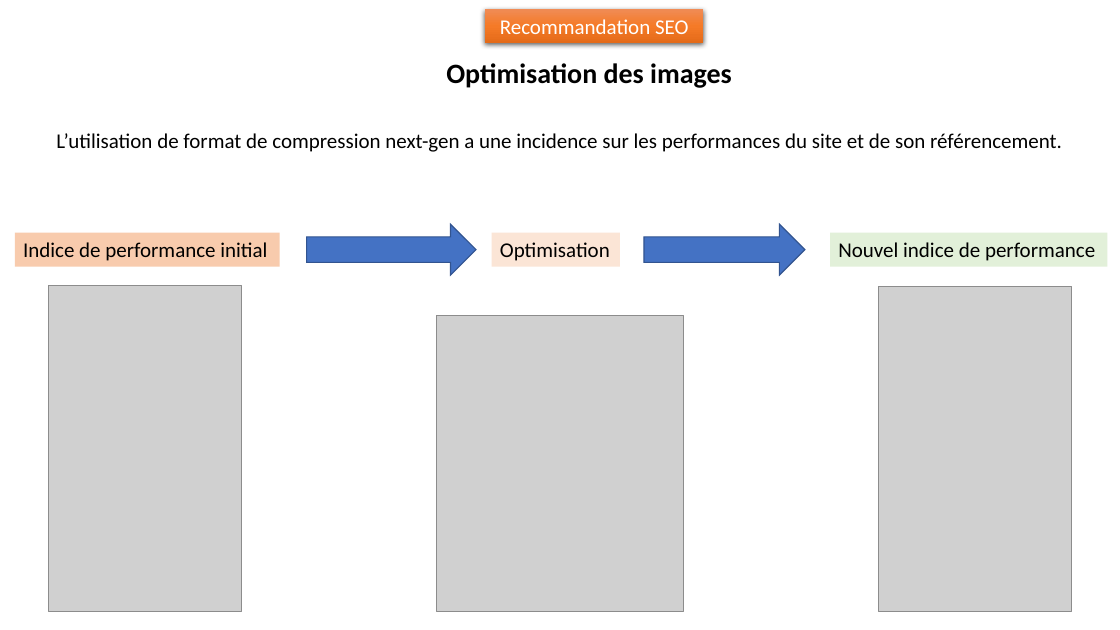
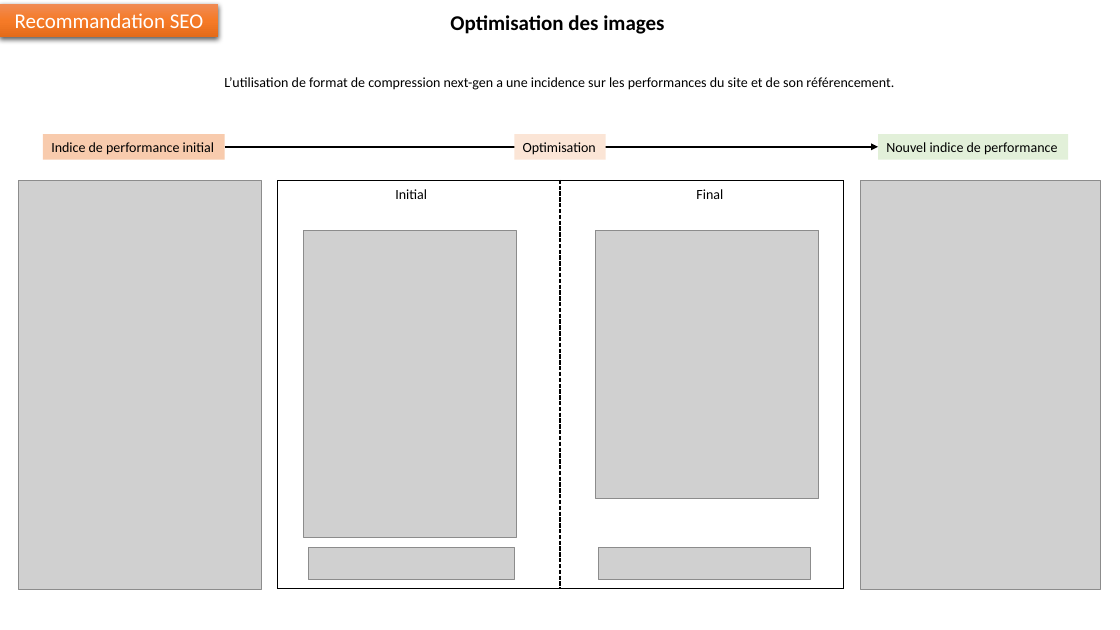
Before and after one commit to clementleroux-dev/P4-La_panthere, a slide deck: slide 2 of Présentation1.pptx. Drawn at 1120x630 pixels with LibreOffice and Linux fonts; fonts in the diff are those of the drawing; grey boxes stand for pictures. Boxes give left, top, right and bottom in pixels: in the first picture for what was removed or moved away, otherwise in the second. Text is boxed around its words. In the diff, an @@ line names an element or a change of style, - is before the commit and + after.

```diff
--- a/Présentation1.pptx
+++ b/Présentation1.pptx
@@ text "Optimisation des images": place and size @@
-text "Optimisation des images" at (446, 63, 732, 88)
+text "Optimisation des images" at (450, 15, 664, 34)
@@ text "Optimisation des images" at (450, 15, 664, 34): size 24 to 18 pt; alignment left to centre @@
@@ rectangle "Recommandation SEO": place and size @@
-rectangle "Recommandation SEO" at (486, 9, 704, 43)
+rectangle "Recommandation SEO" at (0, 3, 218, 37)
@@ text "L’utilisation de format de compression ...": place and size @@
-text "L’utilisation de format de compression ..." at (56, 133, 1062, 152)
+text "L’utilisation de format de compression ..." at (224, 77, 894, 90)
@@ text "L’utilisation de format de compression ..." at (224, 77, 894, 90): size 18 to 12 pt; alignment left to centre @@
@@ size 18 to 12 pt in 3 elements at (514, 134, 606, 160), (878, 134, 1068, 160), (43, 134, 224, 160) @@
@@ rectangle "Indice de performance initial": place and size @@
-rectangle "Indice de performance initial" at (15, 233, 280, 266)
+rectangle "Indice de performance initial" at (43, 134, 224, 160)
@@ arrow added from (225, 147) to (878, 147), #000000 1.5 pt @@
@@ rectangle "Optimisation": place and size @@
-rectangle "Optimisation" at (492, 233, 620, 266)
+rectangle "Optimisation" at (514, 134, 606, 160)
@@ rectangle "Nouvel indice de performance": place and size @@
-rectangle "Nouvel indice de performance" at (830, 233, 1107, 266)
+rectangle "Nouvel indice de performance" at (878, 134, 1068, 160)
@@ picture: place and size @@
-picture at (48, 286, 242, 612)
+picture at (18, 181, 262, 590)
@@ rectangle added at (277, 180, 843, 589), outline #000000 0.5 pt @@
@@ text added at (395, 189, 427, 199), 12 pt, text #000000 @@
+Initial
@@ line added from (560, 180) to (560, 589), #000000 1.25 pt dashed @@
@@ text added at (696, 189, 723, 199), 12 pt, text #000000 @@
+Final
@@ picture: place and size @@
-picture at (879, 287, 1073, 612)
+picture at (860, 181, 1101, 590)
@@ picture added at (304, 230, 517, 537) @@
@@ right arrow removed at (307, 224, 476, 276) @@
@@ picture: place and size @@
-picture at (437, 315, 684, 611)
+picture at (596, 230, 819, 498)
@@ right arrow removed at (644, 224, 806, 276) @@
@@ picture added at (308, 547, 515, 580) @@
@@ picture added at (599, 547, 812, 580) @@
```
Also in this commit, not shown: 1 other slide changed, 5 slides added, 7 other files.
